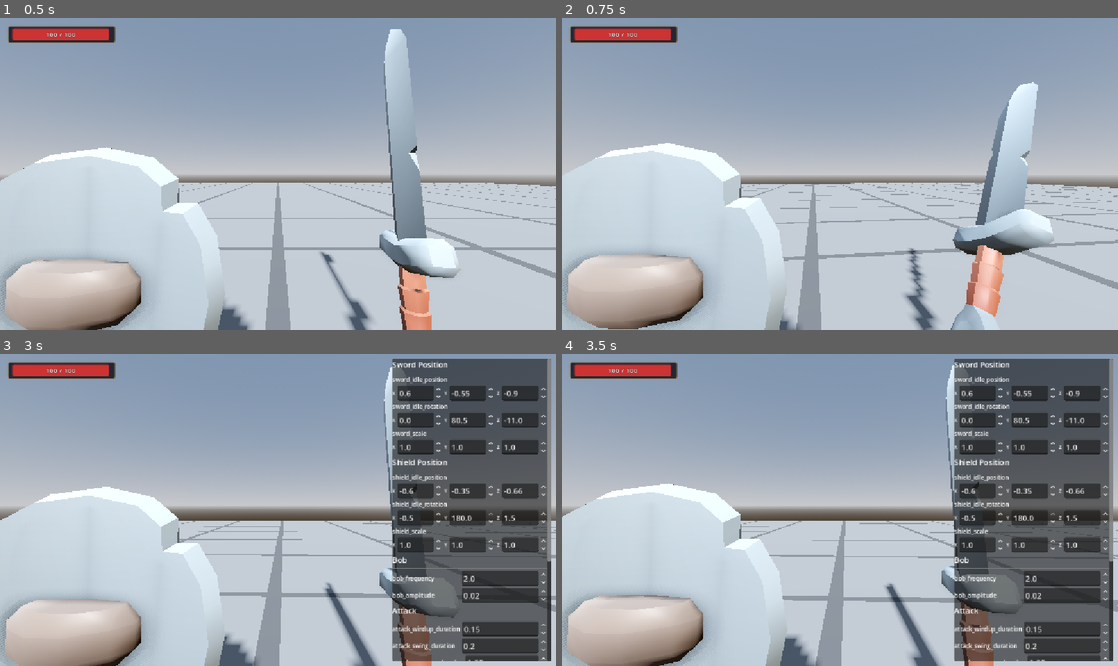
Above: before the commit, frames 1-4 (two rows, left to right).
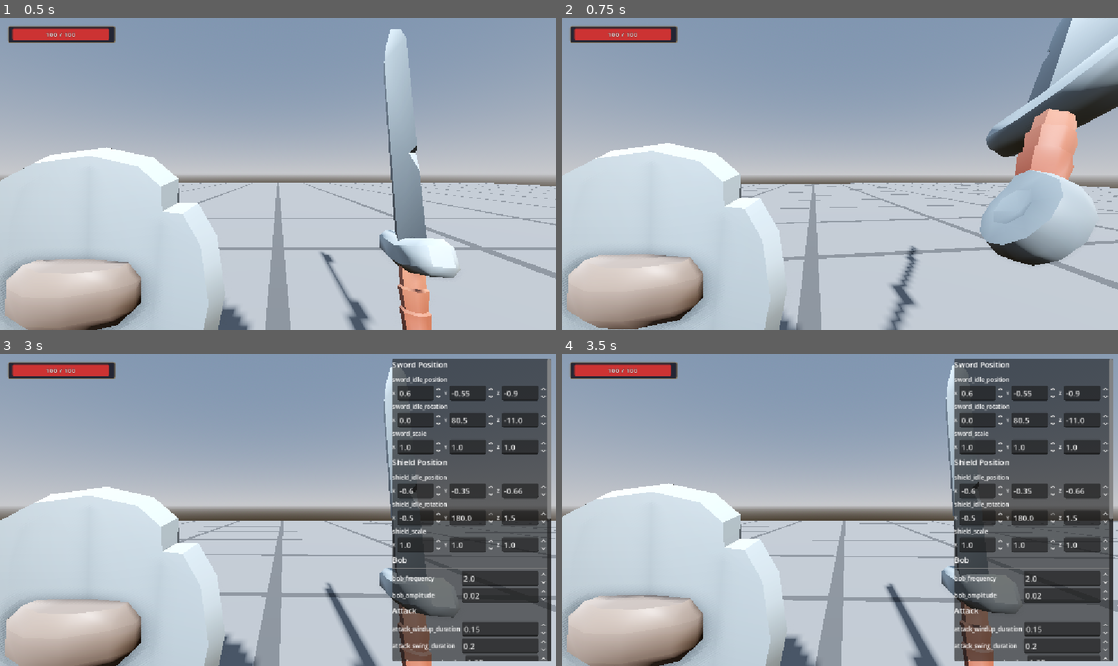
Above: after the commit, the same moments.

Repository: domaki7/domucki
Game: Godot game, scene res://levels/test/test_arena.tscn
Same seed, same stepped clock (60 frames per second), same inputs: the game is played once before the commit and once after it.
Inputs (mouse positions are in pixels of both pictures, inside the frame that each line leads up to):
- Up to frame 1 (0.5 s): no input
- Up to frame 2 (0.75 s): tap Enter at 0.5 s; move the mouse to (867, 174) at 0.52 s; hold W (move_forward) from 0.53 s (still down); click (867, 174) at 0.6 s
- Up to frame 3 (3 s): keep holding W (move_forward); tap Space (jump) at 0.77, 1.52 s; move the mouse to (250, 510) at 1.27 s; click (250, 510) at 1.35 s; move the mouse to (289, 503) at 2.02 s; hold Right mouse button (defend) 2.03-2.78 s; click (289, 503) at 2.3 s; move the mouse to (272, 516) at 2.77 s; tap Alt at 2.85 s
- Up to frame 4 (3.5 s): keep holding W (move_forward); tap Space (jump) at 3.02 s; click (834, 516) at 3.05 s

Frame 1 is identical in both runs. In frame 2, 13% of the frame differs, in the area x 57-100%, y 0-100%; in frame 3, 0.1%; in frame 4, 0.1%.

Commit message:
debug: per-axis reset buttons, attack direction exports, changed-only clipboard

Diff:
--- a/src/components/viewmodel_component.gd
+++ b/src/components/viewmodel_component.gd
@@ -23,6 +23,10 @@
 @export var attack_windup_duration: float = 0.15
 @export var attack_swing_duration: float = 0.2
 @export var attack_recovery_duration: float = 0.25
+@export var attack_windup_rotation_offset: Vector3 = Vector3(40.0, 0.0, -20.0)
+@export var attack_windup_position_offset: Vector3 = Vector3(0.0, 0.7, 0.35)
+@export var attack_swing_rotation_offset: Vector3 = Vector3(0.0, -12.0, -60.0)
+@export var attack_swing_position_offset: Vector3 = Vector3(-0.1, -0.3, -0.1)
 
 @export_group("Block")
 @export var shield_raise_duration: float = 0.15
@@ -98,14 +102,31 @@
 	_kill_current_tween()
 	_is_attacking = true
 
-	var windup_rot: Vector3 = sword_idle_rotation + Vector3(30.0, 0.0, -20.0)
-	var swing_rot: Vector3 = sword_idle_rotation + Vector3(-60.0, 30.0, 20.0)
-	var swing_pos: Vector3 = sword_idle_position + Vector3(-0.1, 0.1, -0.1)
+	var windup_rot: Vector3 = sword_idle_rotation + attack_windup_rotation_offset
+	var swing_rot: Vector3 = sword_idle_rotation + attack_swing_rotation_offset
+	var swing_pos: Vector3 = sword_idle_position + attack_swing_position_offset
 
 	_current_tween = create_tween()
 	_current_tween.tween_property(_sword_pivot, "rotation_degrees", windup_rot, attack_windup_duration)
-	_current_tween.parallel().tween_property(_sword_pivot, "position", sword_idle_position + Vector3(0.05, 0.1, 0.0), attack_windup_duration)
+	_current_tween.parallel().tween_property(_sword_pivot, "position", sword_idle_position + attack_windup_position_offset, attack_windup_duration)
 	_current_tween.tween_callback(attack_hit_point.emit)
+	_current_tween.tween_property(_sword_pivot, "rotation_degrees", swing_rot, attack_swing_duration).set_trans(Tween.TRANS_CUBIC).set_ease(Tween.EASE_OUT)
+	_current_tween.parallel().tween_property(_sword_pivot, "position", swing_pos, attack_swing_duration).set_trans(Tween.TRANS_CUBIC).set_ease(Tween.EASE_OUT)
+	_current_tween.tween_property(_sword_pivot, "rotation_degrees", sword_idle_rotation, attack_recovery_duration).set_trans(Tween.TRANS_CUBIC).set_ease(Tween.EASE_IN_OUT)
+	_current_tween.parallel().tween_property(_sword_pivot, "position", sword_idle_position, attack_recovery_duration).set_trans(Tween.TRANS_CUBIC).set_ease(Tween.EASE_IN_OUT)
+	_current_tween.tween_callback(_on_attack_tween_finished)
+
+func play_attack_visual() -> void:
+	_kill_current_tween()
+	_is_attacking = true
+
+	var windup_rot: Vector3 = sword_idle_rotation + attack_windup_rotation_offset
+	var swing_rot: Vector3 = sword_idle_rotation + attack_swing_rotation_offset
+	var swing_pos: Vector3 = sword_idle_position + attack_swing_position_offset
+
+	_current_tween = create_tween()
+	_current_tween.tween_property(_sword_pivot, "rotation_degrees", windup_rot, attack_windup_duration)
+	_current_tween.parallel().tween_property(_sword_pivot, "position", sword_idle_position + attack_windup_position_offset, attack_windup_duration)
 	_current_tween.tween_property(_sword_pivot, "rotation_degrees", swing_rot, attack_swing_duration).set_trans(Tween.TRANS_CUBIC).set_ease(Tween.EASE_OUT)
 	_current_tween.parallel().tween_property(_sword_pivot, "position", swing_pos, attack_swing_duration).set_trans(Tween.TRANS_CUBIC).set_ease(Tween.EASE_OUT)
 	_current_tween.tween_property(_sword_pivot, "rotation_degrees", sword_idle_rotation, attack_recovery_duration).set_trans(Tween.TRANS_CUBIC).set_ease(Tween.EASE_IN_OUT)
--- a/src/ui/debug/debug_viewmodel_gui.gd
+++ b/src/ui/debug/debug_viewmodel_gui.gd
@@ -3,6 +3,12 @@
 var _viewmodel: ViewmodelComponent = null
 var _panel: PanelContainer
 var _content: VBoxContainer
+var _defaults: Dictionary = {}
+var _float_spinboxes: Dictionary = {}
+var _vector3_spinboxes: Dictionary = {}
+var _reset_buttons: Dictionary = {}
+var _attack_loop_checkbox: CheckBox = null
+var _is_attack_looping: bool = false
 
 func _ready() -> void:
 	visible = false
@@ -48,6 +54,7 @@
 	else:
 		Input.mouse_mode = Input.MOUSE_MODE_CAPTURED
 		mouse_filter = Control.MOUSE_FILTER_IGNORE
+		_stop_attack_loop()
 
 func _on_player_registered(player_node: CharacterBody3D) -> void:
 	_bind_to_player(player_node)
@@ -62,6 +69,11 @@
 	for child: Node in _content.get_children():
 		child.queue_free()
 
+	_defaults.clear()
+	_float_spinboxes.clear()
+	_vector3_spinboxes.clear()
+	_reset_buttons.clear()
+
 	_add_header("Sword Position")
 	_add_vector3_control("sword_idle_position", -2.0, 2.0, 0.01)
 	_add_vector3_control("sword_idle_rotation", -180.0, 180.0, 0.5)
@@ -80,6 +92,11 @@
 	_add_float_control("attack_windup_duration", 0.01, 2.0, 0.01)
 	_add_float_control("attack_swing_duration", 0.01, 2.0, 0.01)
 	_add_float_control("attack_recovery_duration", 0.01, 2.0, 0.01)
+	_add_vector3_control("attack_windup_rotation_offset", -180.0, 180.0, 0.5)
+	_add_vector3_control("attack_windup_position_offset", -2.0, 2.0, 0.01)
+	_add_vector3_control("attack_swing_rotation_offset", -180.0, 180.0, 0.5)
+	_add_vector3_control("attack_swing_position_offset", -2.0, 2.0, 0.01)
+	_attack_loop_checkbox = _add_checkbox_control("Loop Attack Animation", _on_attack_loop_toggled)
 
 	_add_header("Block")
 	_add_float_control("shield_raise_duration", 0.01, 2.0, 0.01)
@@ -106,7 +123,22 @@
 	var sep: HSeparator = HSeparator.new()
 	_content.add_child(sep)
 
+func _add_checkbox_control(label_text: String, callback: Callable) -> CheckBox:
+	var row: HBoxContainer = HBoxContainer.new()
+	_content.add_child(row)
+
+	var checkbox: CheckBox = CheckBox.new()
+	checkbox.text = label_text
+	checkbox.add_theme_font_size_override("font_size", 12)
+	checkbox.toggled.connect(callback)
+	row.add_child(checkbox)
+
+	return checkbox
+
 func _add_float_control(property: String, min_val: float, max_val: float, step_val: float) -> void:
+	var default_value: float = _viewmodel.get(property)
+	_defaults[property] = default_value
+
 	var row: HBoxContainer = HBoxContainer.new()
 	_content.add_child(row)
 
@@ -120,12 +152,26 @@
 	spinbox.min_value = min_val
 	spinbox.max_value = max_val
 	spinbox.step = step_val
-	spinbox.value = _viewmodel.get(property)
+	spinbox.value = default_value
 	spinbox.size_flags_horizontal = Control.SIZE_EXPAND_FILL
 	spinbox.value_changed.connect(_on_float_changed.bind(property))
 	row.add_child(spinbox)
 
+	_float_spinboxes[property] = spinbox
+
+	var reset_btn: Button = Button.new()
+	reset_btn.text = "↺"
+	reset_btn.custom_minimum_size = Vector2(28.0, 0.0)
+	reset_btn.visible = false
+	reset_btn.pressed.connect(_on_float_reset.bind(property))
+	row.add_child(reset_btn)
+
+	_reset_buttons[property] = reset_btn
+
 func _add_vector3_control(property: String, min_val: float, max_val: float, step_val: float) -> void:
+	var default_value: Vector3 = _viewmodel.get(property)
+	_defaults[property] = default_value
+
 	var label: Label = Label.new()
 	label.text = property
 	label.add_theme_font_size_override("font_size", 12)
@@ -134,9 +180,11 @@
 	var row: HBoxContainer = HBoxContainer.new()
 	_content.add_child(row)
 
-	var current: Vector3 = _viewmodel.get(property)
+	var current: Vector3 = default_value
 	var axes: Array[String] = ["x", "y", "z"]
 	var values: Array[float] = [current.x, current.y, current.z]
+	var spinboxes: Array[SpinBox] = []
+	var reset_btns: Array[Button] = []
 
 	for i: int in 3:
 		var axis_label: Label = Label.new()
@@ -152,11 +200,36 @@
 		spinbox.size_flags_horizontal = Control.SIZE_EXPAND_FILL
 		spinbox.value_changed.connect(_on_vector3_axis_changed.bind(property, i))
 		row.add_child(spinbox)
+		spinboxes.append(spinbox)
+
+		var reset_btn: Button = Button.new()
+		reset_btn.text = "↺"
+		reset_btn.custom_minimum_size = Vector2(28.0, 0.0)
+		reset_btn.visible = false
+		reset_btn.pressed.connect(_on_vector3_axis_reset.bind(property, i))
+		row.add_child(reset_btn)
+		reset_btns.append(reset_btn)
+
+	_vector3_spinboxes[property] = spinboxes
+	_reset_buttons[property] = reset_btns
 
 func _on_float_changed(value: float, property: String) -> void:
 	if not _viewmodel:
 		return
 	_viewmodel.set(property, value)
+	if _reset_buttons.has(property):
+		var btn: Button = _reset_buttons[property] as Button
+		btn.visible = not is_equal_approx(value, _defaults[property] as float)
+
+func _on_float_reset(property: String) -> void:
+	if not _viewmodel:
+		return
+	var default_value: float = _defaults[property] as float
+	_viewmodel.set(property, default_value)
+	var spinbox: SpinBox = _float_spinboxes[property] as SpinBox
+	spinbox.set_value_no_signal(default_value)
+	var btn: Button = _reset_buttons[property] as Button
+	btn.visible = false
 
 func _on_vector3_axis_changed(value: float, property: String, axis: int) -> void:
 	if not _viewmodel:
@@ -165,6 +238,46 @@
 	current[axis] = value
 	_viewmodel.set(property, current)
 	_apply_viewmodel_positions()
+	if _reset_buttons.has(property):
+		var btns: Array = _reset_buttons[property] as Array
+		var default_val: Vector3 = _defaults[property] as Vector3
+		btns[axis].visible = not is_equal_approx(value, default_val[axis])
+
+func _on_vector3_axis_reset(property: String, axis: int) -> void:
+	if not _viewmodel:
+		return
+	var default_value: Vector3 = _defaults[property] as Vector3
+	var current: Vector3 = _viewmodel.get(property)
+	current[axis] = default_value[axis]
+	_viewmodel.set(property, current)
+	var spinboxes: Array = _vector3_spinboxes[property] as Array
+	var spinbox: SpinBox = spinboxes[axis] as SpinBox
+	spinbox.set_value_no_signal(default_value[axis])
+	_apply_viewmodel_positions()
+	var btns: Array = _reset_buttons[property] as Array
+	var btn: Button = btns[axis] as Button
+	btn.visible = false
+
+func _on_attack_loop_toggled(enabled: bool) -> void:
+	_is_attack_looping = enabled
+	if enabled and _viewmodel:
+		_play_attack_loop()
+
+func _play_attack_loop() -> void:
+	if not _is_attack_looping or not _viewmodel:
+		return
+	_viewmodel.play_attack_visual()
+	_viewmodel.attack_finished.connect(_on_attack_loop_iteration, CONNECT_ONE_SHOT)
+
+func _on_attack_loop_iteration() -> void:
+	if not _is_attack_looping:
+		return
+	get_tree().create_timer(0.3).timeout.connect(_play_attack_loop)
+
+func _stop_attack_loop() -> void:
+	_is_attack_looping = false
+	if _attack_loop_checkbox:
+		_attack_loop_checkbox.set_pressed_no_signal(false)
 
 func _apply_viewmodel_positions() -> void:
 	if not _viewmodel:
@@ -183,15 +296,25 @@
 		"shield_idle_position", "shield_idle_rotation", "shield_scale",
 		"bob_frequency", "bob_amplitude",
 		"attack_windup_duration", "attack_swing_duration", "attack_recovery_duration",
+		"attack_windup_rotation_offset", "attack_windup_position_offset",
+		"attack_swing_rotation_offset", "attack_swing_position_offset",
 		"shield_raise_duration", "shield_raised_position", "shield_raised_rotation",
 		"death_drop_duration",
 	]
 	for prop: String in properties:
 		var value: Variant = _viewmodel.get(prop)
+		if not _defaults.has(prop):
+			continue
+		var default_val: Variant = _defaults[prop]
 		if value is Vector3:
 			var v: Vector3 = value as Vector3
+			var d: Vector3 = default_val as Vector3
+			if v.is_equal_approx(d):
+				continue
 			data[prop] = {"x": snapped(v.x, 0.001), "y": snapped(v.y, 0.001), "z": snapped(v.z, 0.001)}
 		elif value is float:
+			if is_equal_approx(value as float, default_val as float):
+				continue
 			data[prop] = snapped(value as float, 0.001)
 	var json: String = JSON.stringify(data, "  ")
 	DisplayServer.clipboard_set(json)
Not shown, changed: architecture.md
Not shown, changed: debug.md
Not shown, changed: patterns.md
Not shown, changed: player.md
